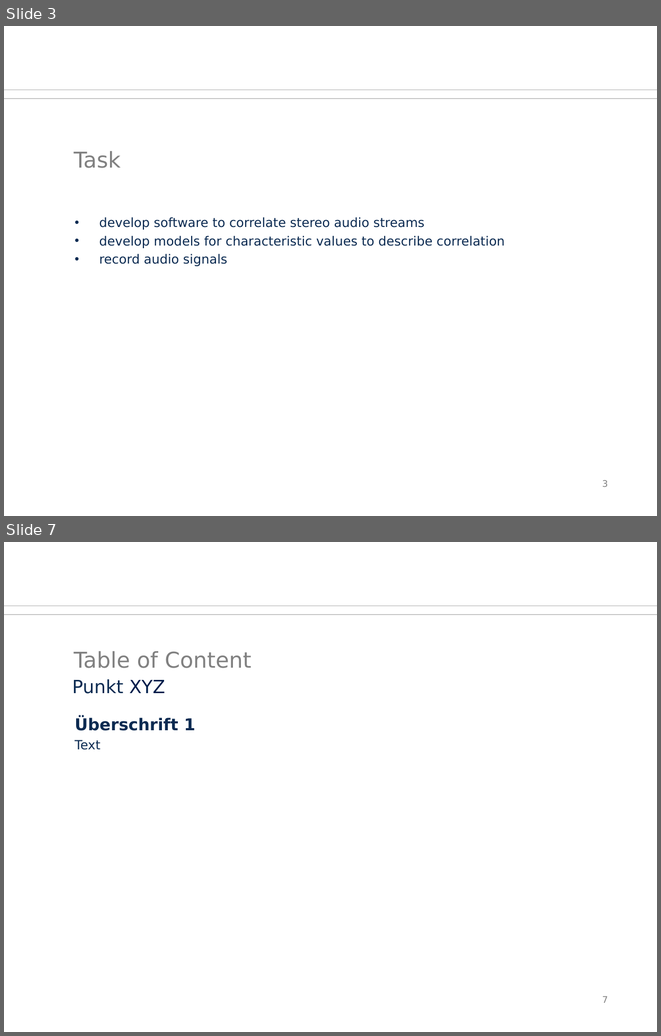
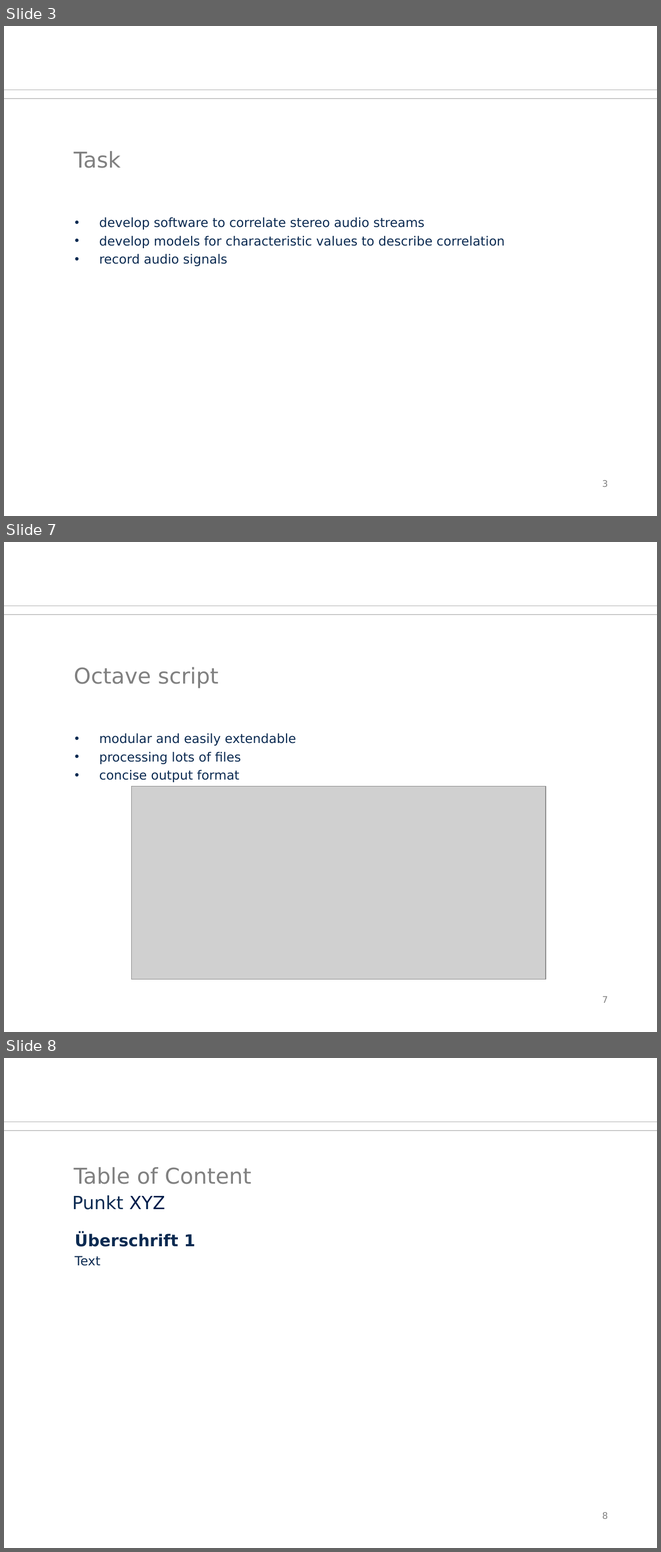
Before and after one commit to orgarten/Hauptseminar, a slide deck: Präsentation/btwf.odp. Shown one above the other, each under a label of ours: slides 3 and 7 before the commit, slides 3, 7 and 8 after it; the slides between them are not shown. The pictures are 661x1036 and 661x1552 pixels, drawn with LibreOffice and Linux fonts; fonts in the diff are those of the drawing; grey boxes stand for pictures; background and template pictures are left out. Boxes give left, top, right and bottom in pixels: in the first picture for what was removed or moved away, otherwise in the second. Text is boxed around its words. In the diff, an @@ line names an element or a change of style, - is before the commit and + after.

```diff
--- a/Präsentation/btwf.odp
+++ b/Präsentation/btwf.odp
@@ slide 7 added at (4, 542, 657, 1032), background #FFFFFF; not listed: 2 template elements that a slide beside it also shows @@
@@ title added at (74, 667, 218, 688), 24 pt, text #808080 @@
+Octave script
@@ text added at (99, 733, 296, 782), 14 pt, text #0B2A51 @@
+• modular and easily extendable
+• processing lots of files
+• concise output format
@@ picture added at (131, 786, 545, 979) @@
@@ page number added at (602, 996, 608, 1003), 10 pt, text #808080 @@
+7
@@ what was slide 7 is now slide 8 @@
@@ page number at (602, 1512, 608, 1519): text changed @@
-7
+8
```
Also in this commit, not shown: 5 slides changed, 2 other files.
